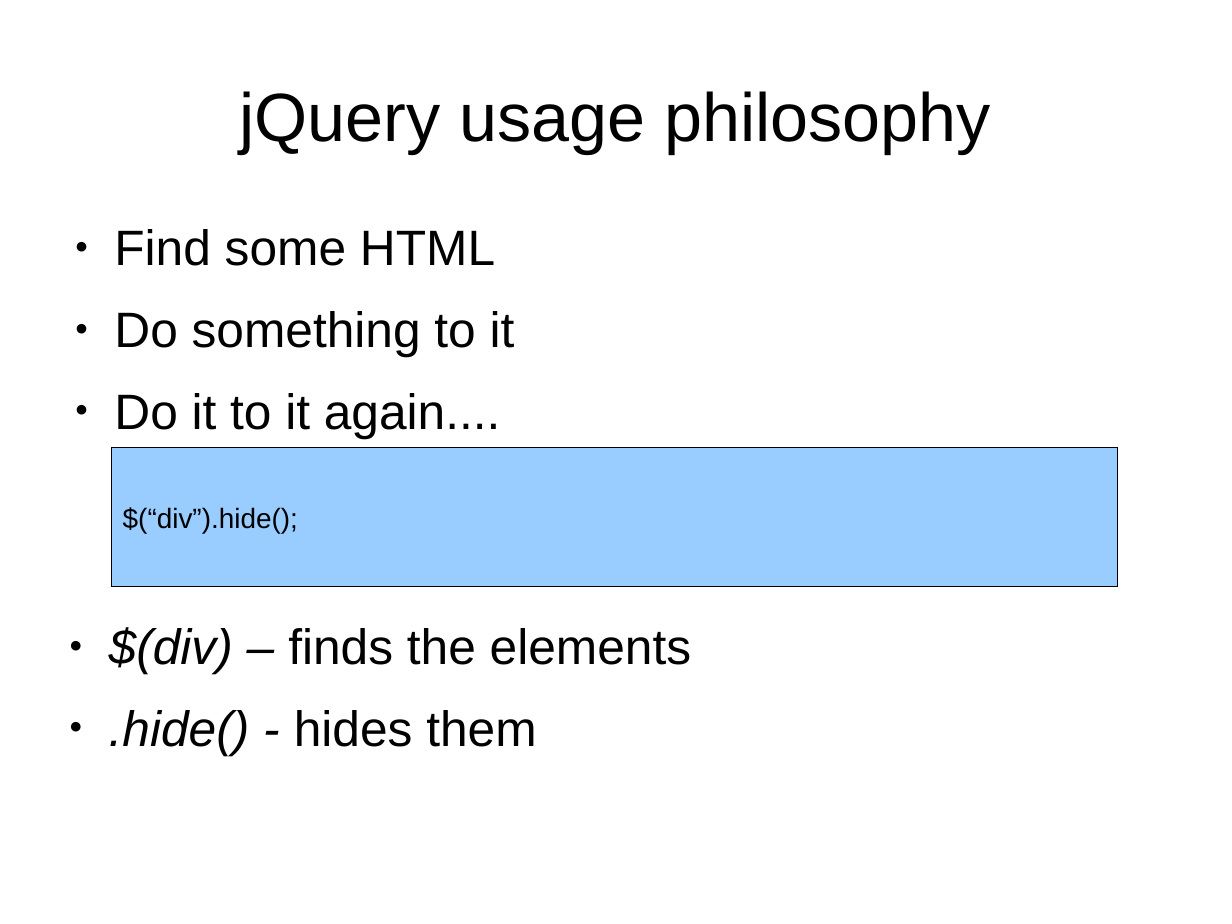
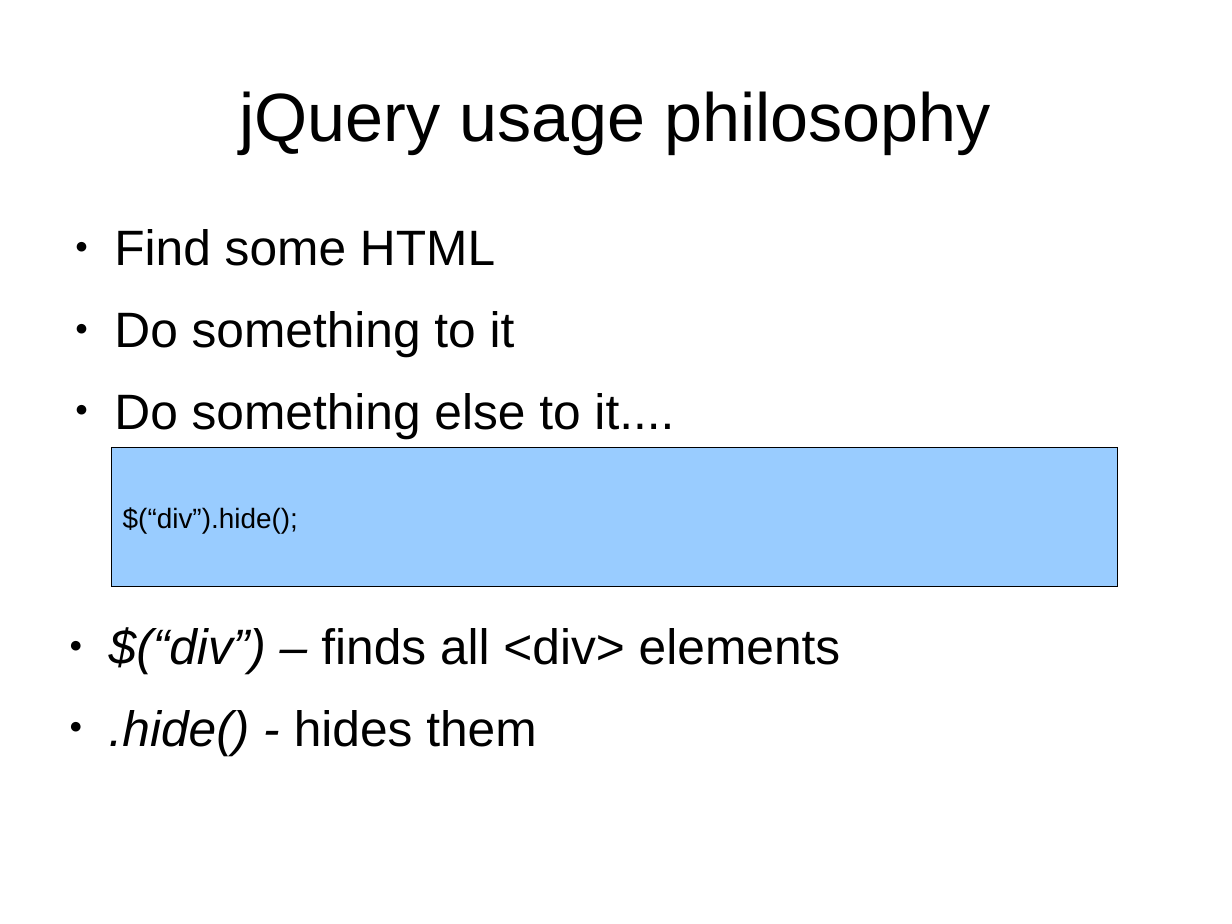
Before and after one commit to veltzer/demos, a slide deck: slide 7 of javascript/jquery/doc/jquery.odp (slide 6 before the commit). Drawn at 1232x924 pixels with LibreOffice and Linux fonts; fonts in the diff are those of the drawing. Boxes give left, top, right and bottom in pixels: in the first picture for what was removed or moved away, otherwise in the second. Text is boxed around its words. In the diff, an @@ line names an element or a change of style, - is before the commit and + after.

```diff
--- a/javascript/jquery/doc/jquery.odp
+++ b/javascript/jquery/doc/jquery.odp
@@ text at [114, 393, 674, 438]: text changed @@
-● Do it to it again....
+● Do something else to it....
@@ text at [109, 627, 840, 673]: text changed @@
-● $(div) – finds the elements
+● $(“div”) – finds all <div> elements
```
Also in this commit, not shown: 8 other slides changed, 2 slides added, 16 other files.
